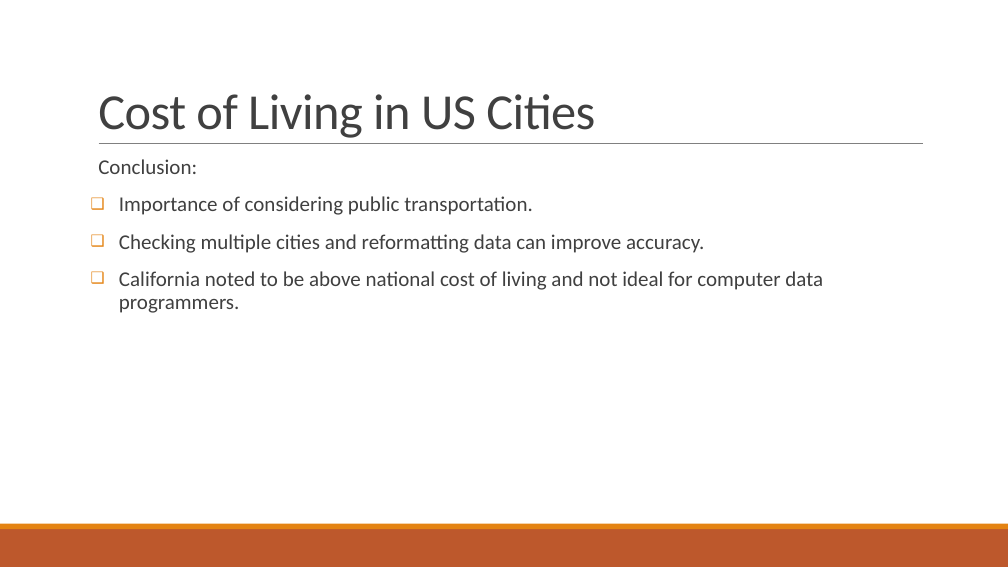
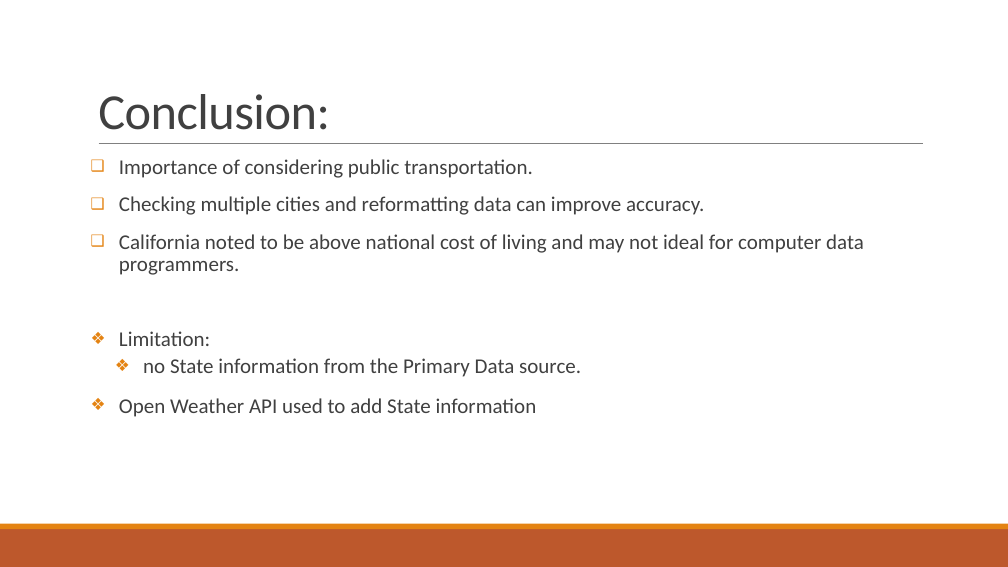
Before and after one commit to TsebaotK/Cost-of-Living, a slide deck: slide 10 of Project1-Presentation.pptx (slide 11 before the commit). Drawn at 1008x567 pixels with LibreOffice and Linux fonts; fonts in the diff are those of the drawing. Boxes give left, top, right and bottom in pixels: in the first picture for what was removed or moved away, otherwise in the second. Text is boxed around its words. In the diff, an @@ line names an element or a change of style, - is before the commit and + after.

```diff
--- a/Project1-Presentation.pptx
+++ b/Project1-Presentation.pptx
@@ title at (x1=98, y1=94, x2=330, y2=130): text changed @@
-Cost of Living in US Cities
+Conclusion:
@@ text at (x1=98, y1=159, x2=197, y2=174): paragraph removed @@
-  Conclusion:
@@ text at (x1=119, y1=234, x2=864, y2=417): text changed @@
-❑ California noted to be above national cost of living and not ideal for computer data programmers.
+❑ California noted to be above national cost of living and may not ideal for computer data programmers.
+❖ Limitation:
+  ❖ no State information from the Primary Data source.
+❖ Open Weather API used to add State information
```
Also in this commit, not shown: 5 other slides changed, 2 slides added, 3 slides removed.
